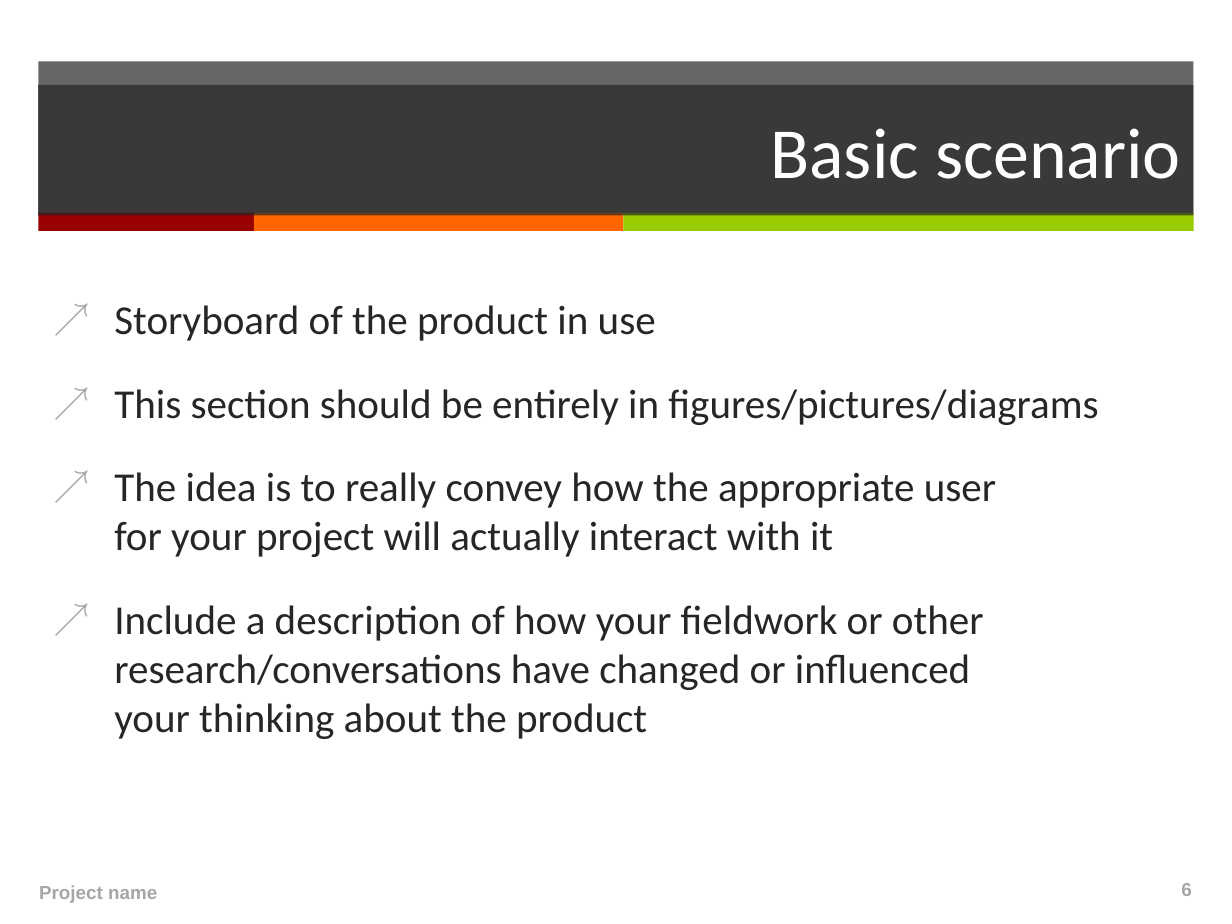
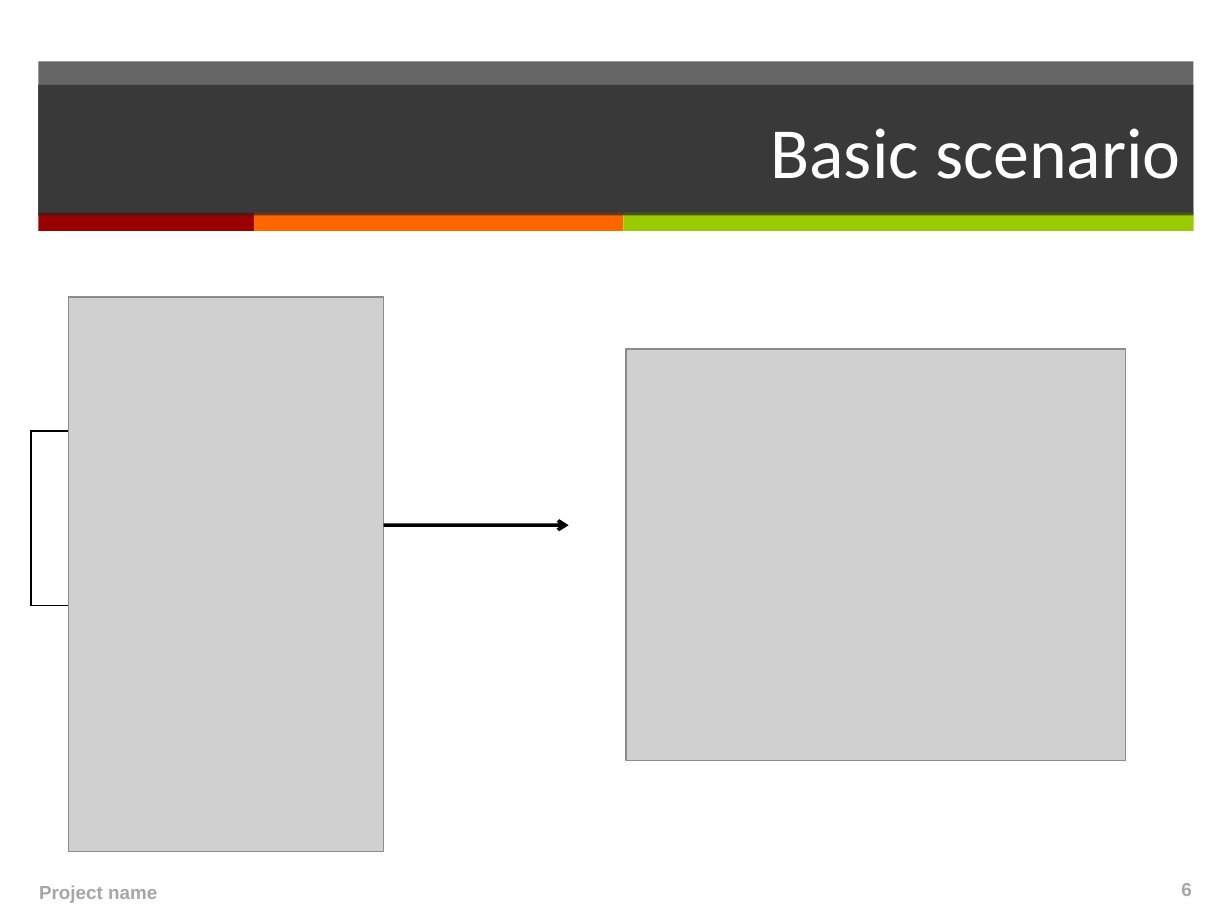
Before and after one commit to japacible/milk-banking-dispatch, a slide deck: slide 6 of presentations/ProjectPresentation-template_13wi.ppt. Drawn at 1232x924 pixels with LibreOffice and Linux fonts; fonts in the diff are those of the drawing; grey boxes stand for pictures. Boxes give left, top, right and bottom in pixels: in the first picture for what was removed or moved away, otherwise in the second. Text is boxed around its words. In the diff, an @@ line names an element or a change of style, - is before the commit and + after.

```diff
--- a/presentations/ProjectPresentation-template_13wi.ppt
+++ b/presentations/ProjectPresentation-template_13wi.ppt
@@ picture added at bbox=[69, 297, 384, 851] @@
@@ text removed at bbox=[114, 305, 1098, 739] @@
-↗ Storyboard of the product in use
-↗ This section should be entirely in figures/pictures/diagrams
-↗ The idea is to really convey how the appropriate user
-  for your project will actually interact with it
-↗ Include a description of how your fieldwork or other
-  research/conversations have changed or influenced
-  your thinking about the product
@@ picture added at bbox=[626, 349, 1125, 760] @@
@@ rectangle added at bbox=[31, 431, 383, 606], fill #FFFFFF, outline #000000 0.99 pt @@
@@ arrow added from (383, 525) to (569, 525), #000000 2.01 pt @@
```
Also in this commit, not shown: 2 other slides changed.
